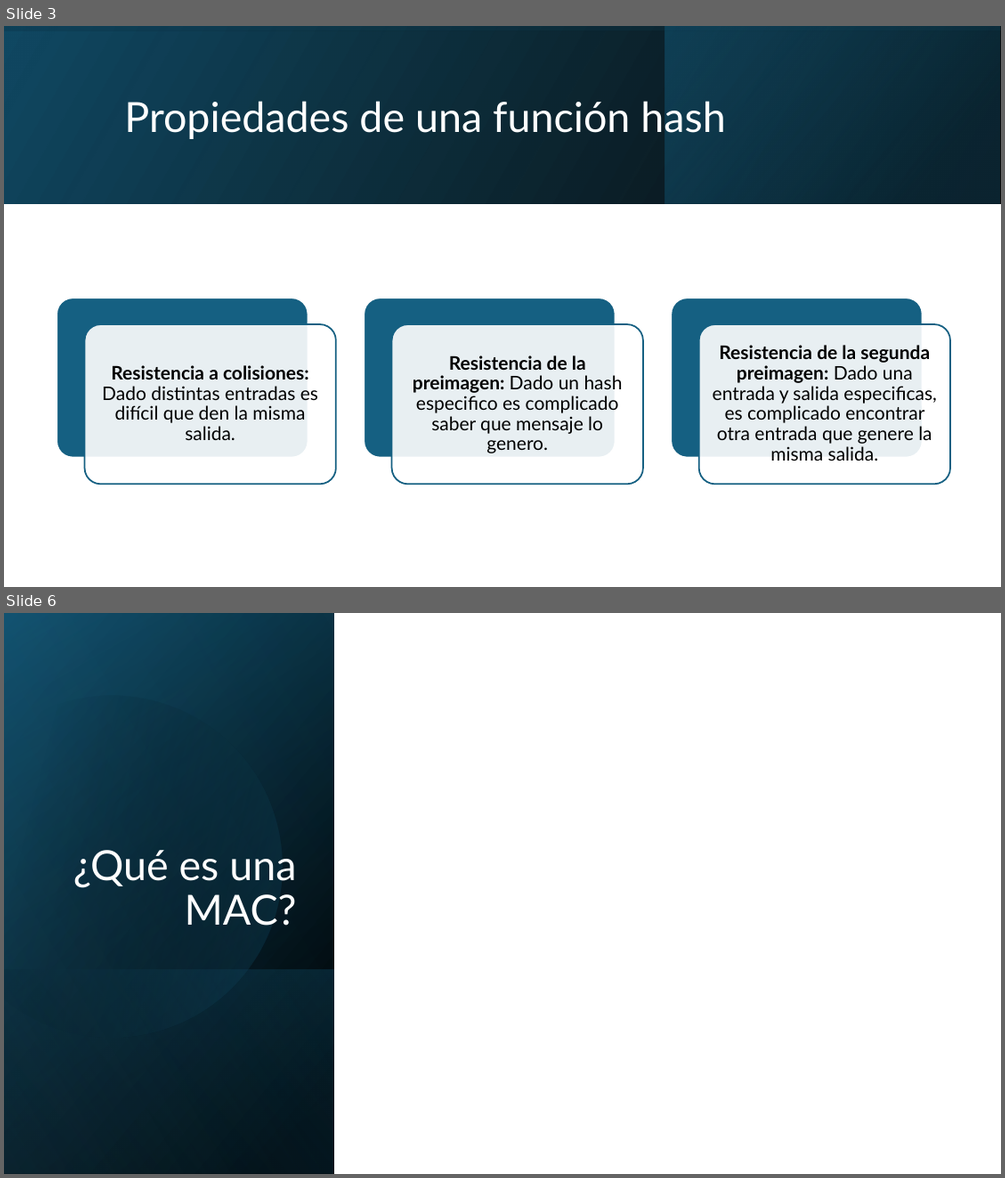
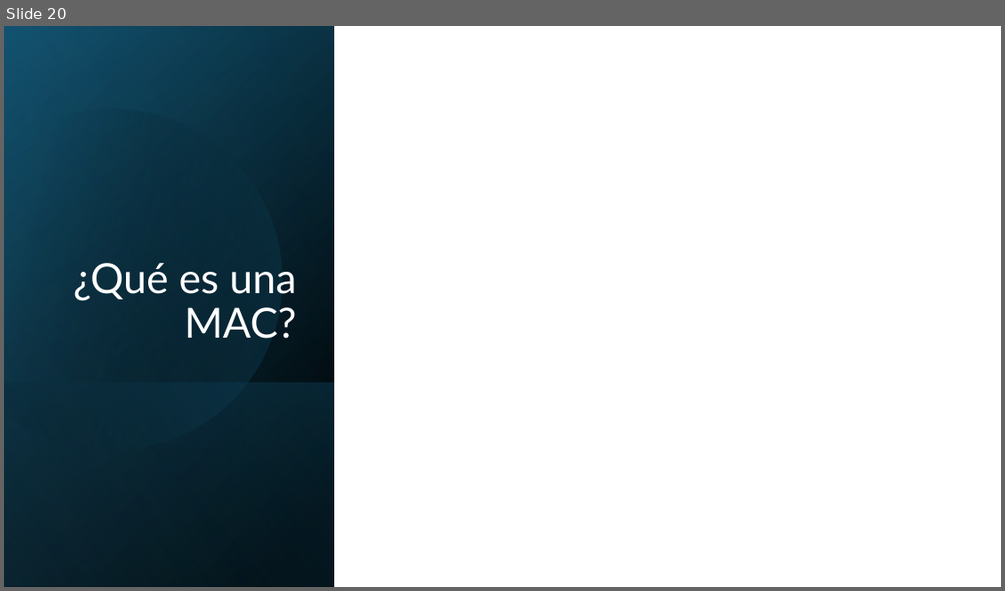
Before and after one commit to AlexPs06/Funciones-hash-vectorizadas, a slide deck: presentacion cripto hash.pptx. Shown one above the other, each under a label of ours: slides 3 and 6 before the commit, slide 20 after it; the slides between them are not shown. The pictures are 1005x1178 and 1005x591 pixels, drawn with LibreOffice and Linux fonts; fonts in the diff are those of the drawing; grey boxes stand for pictures. Boxes give left, top, right and bottom in pixels: in the first picture for what was removed or moved away, otherwise in the second. Text is boxed around its words. In the diff, an @@ line names an element or a change of style, - is before the commit and + after.

```diff
--- a/presentacion cripto hash.pptx
+++ b/presentacion cripto hash.pptx
@@ slide 3 removed at <box>4,26,1001,587</box>, background #FFFFFF @@
@@ rectangle removed at <box>4,26,1001,203</box> @@
@@ rectangle removed at <box>4,26,1001,203</box> @@
@@ rectangle removed at <box>665,26,1000,203</box> @@
@@ title removed at <box>124,101,725,139</box> @@
-Propiedades de una función hash
@@ group removed at <box>57,297,950,483</box>: 6 rounded rectangles, 3 texts @@
-Resistencia a colisiones: Dado distintas entradas es difícil que den la misma salida.
-Resistencia de la preimagen: Dado un hash especifico es complicado saber que mensaje lo genero.
-Resistencia de la segunda preimagen: Dado una entrada y salida especificas, es complicado encontrar otra entrada que genere la misma salida.
@@ what was slide 6 is now slide 20 @@
```
Also in this commit, not shown: 2 slides changed, 14 slides added, 4 other slides removed.
